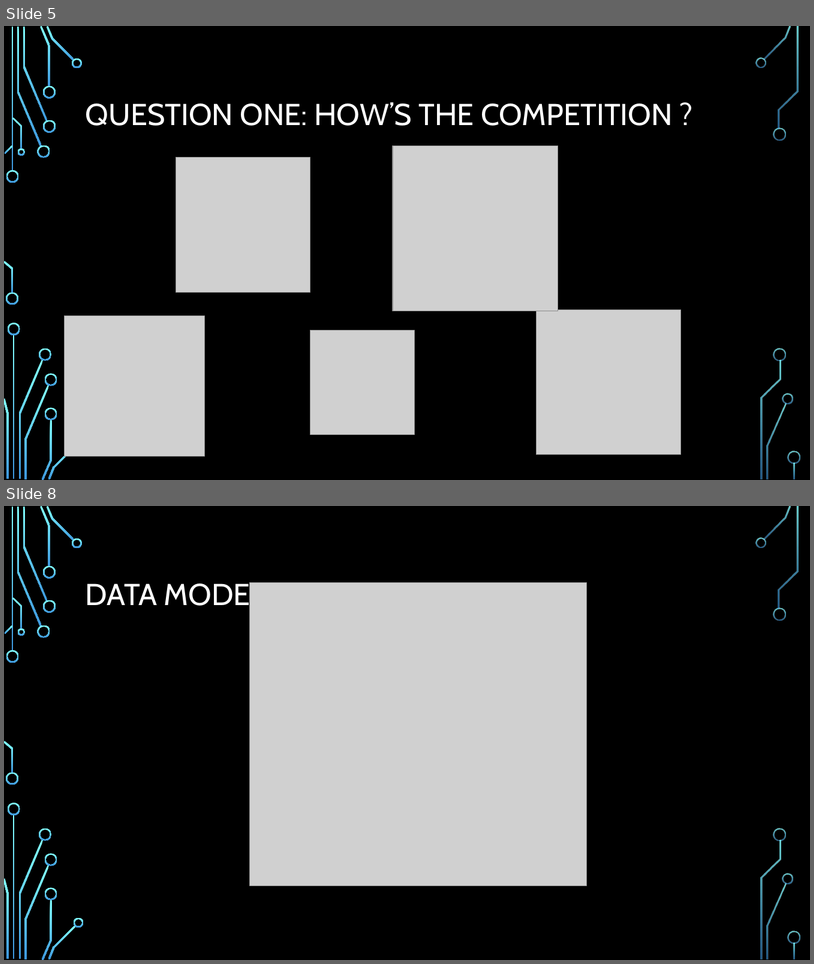
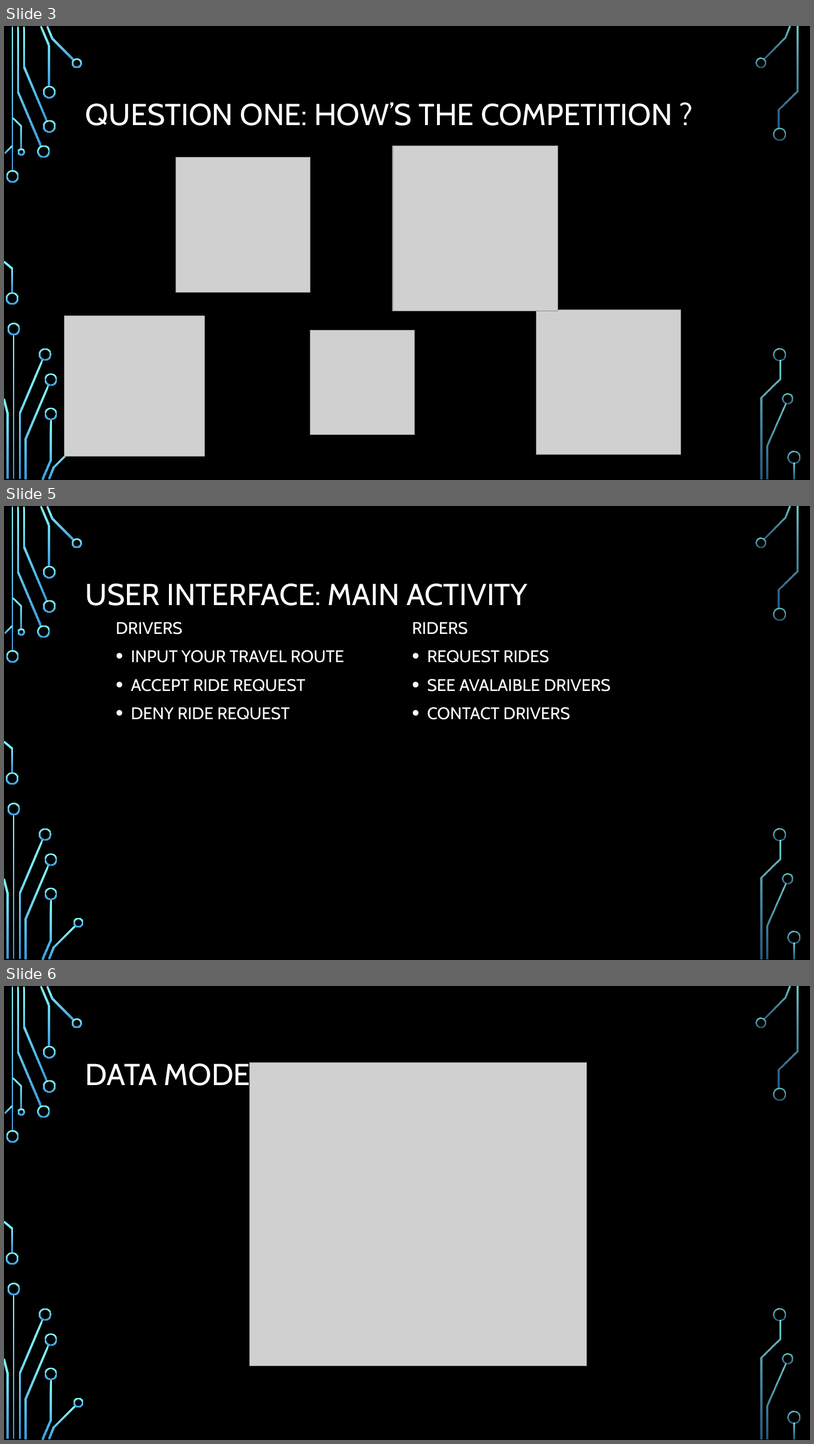
Before and after one commit to soft-eng-practicum/Guber, a slide deck: Planning/1stPitch.pptx. Shown one above the other, each under a label of ours: slides 5 and 8 before the commit, slides 3, 5 and 6 after it; the slides between them are not shown. The pictures are 814x964 and 814x1444 pixels, drawn with LibreOffice and Linux fonts; fonts in the diff are those of the drawing; grey boxes stand for pictures; background and template pictures are left out. Boxes give left, top, right and bottom in pixels: in the first picture for what was removed or moved away, otherwise in the second. Text is boxed around its words. In the diff, an @@ line names an element or a change of style, - is before the commit and + after.

```diff
--- a/Planning/1stPitch.pptx
+++ b/Planning/1stPitch.pptx
@@ slide 5 added at (4, 506, 810, 960), background picture (left out); not listed: 36 template elements that a slide beside it also shows @@
@@ title added at (86, 583, 528, 606), 36 pt, text #FFFFFF @@
+USER INTERFACE: MAIN ACTIVITY
@@ text added at (116, 622, 344, 720), 20 pt, text #FFFFFF @@
+  DRIVERS
+  • INPUT YOUR TRAVEL ROUTE
+  • ACCEPT RIDE REQUEST
+  • DENY RIDE REQUEST
@@ text added at (412, 622, 611, 720), 20 pt, text #FFFFFF @@
+  RIDERS
+  • REQUEST RIDES
+  • SEE AVALAIBLE DRIVERS
+  • CONTACT DRIVERS
@@ what was slide 5 is now slide 3 @@
@@ what was slide 8 is now slide 6 @@
```
Also in this commit, not shown: 2 slides changed, 1 other slide added, 2 slides removed.
